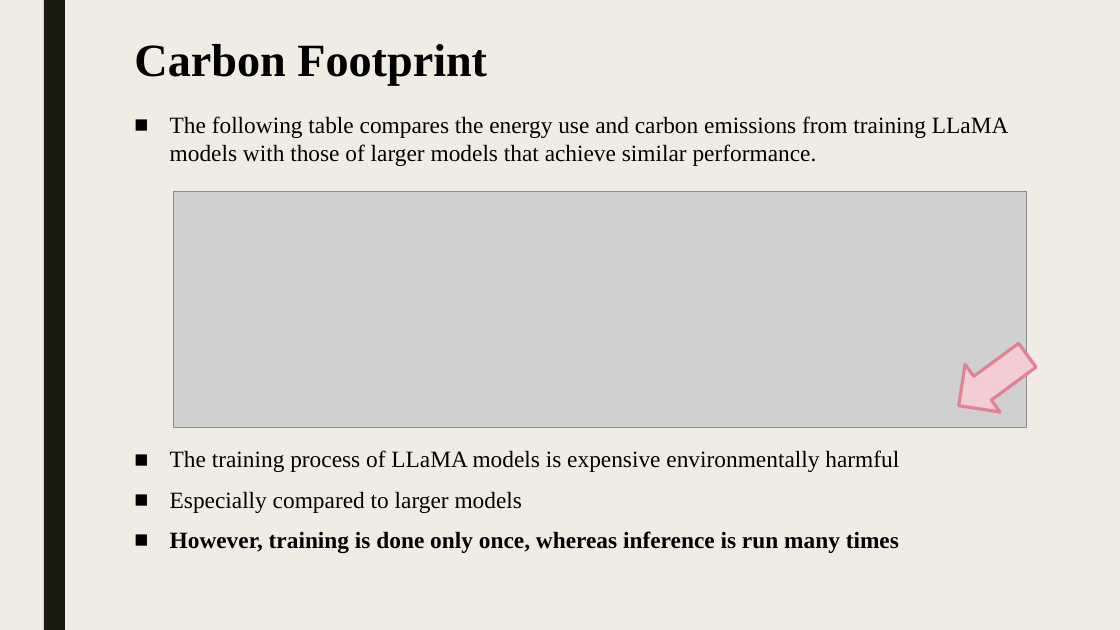
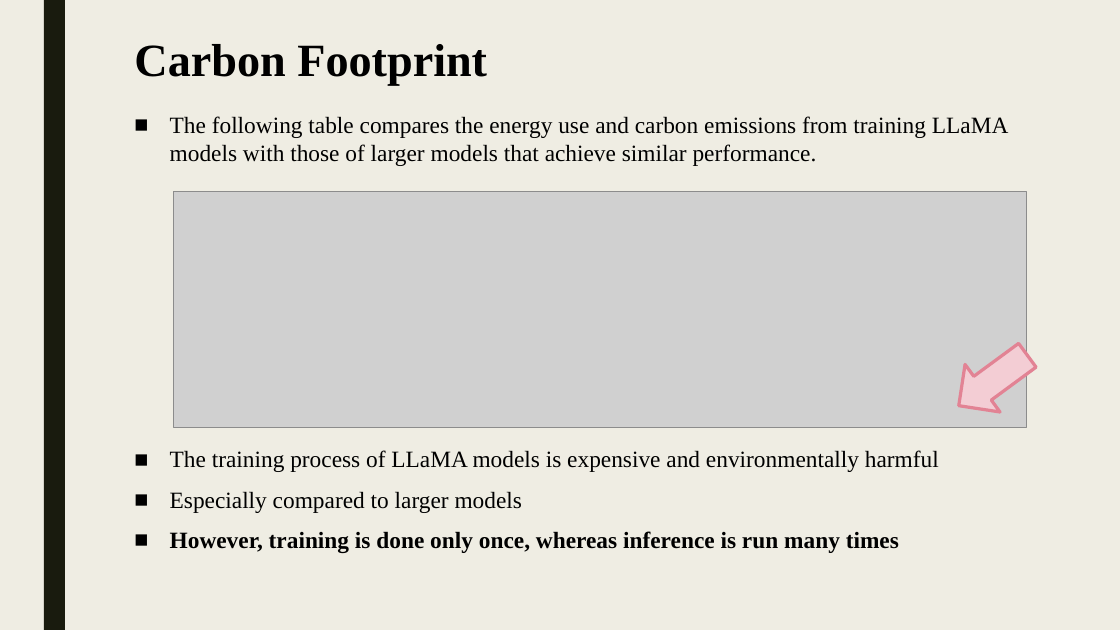
Before and after one commit to shlomi1993/llm-from-scratch, a slide deck: slide 26 of presentation/Lecture Slides.pptx. Drawn at 1120x630 pixels with LibreOffice and Linux fonts; fonts in the diff are those of the drawing; grey boxes stand for pictures. Boxes give left, top, right and bottom in pixels: in the first picture for what was removed or moved away, otherwise in the second. Text is boxed around its words. In the diff, an @@ line names an element or a change of style, - is before the commit and + after.

```diff
--- a/presentation/Lecture Slides.pptx
+++ b/presentation/Lecture Slides.pptx
@@ text at [170,450,939,472]: text changed @@
-■ The training process of LLaMA models is expensive environmentally harmful
+■ The training process of LLaMA models is expensive and environmentally harmful
```
Also in this commit, not shown: 6 other slides changed, 1 other file.
